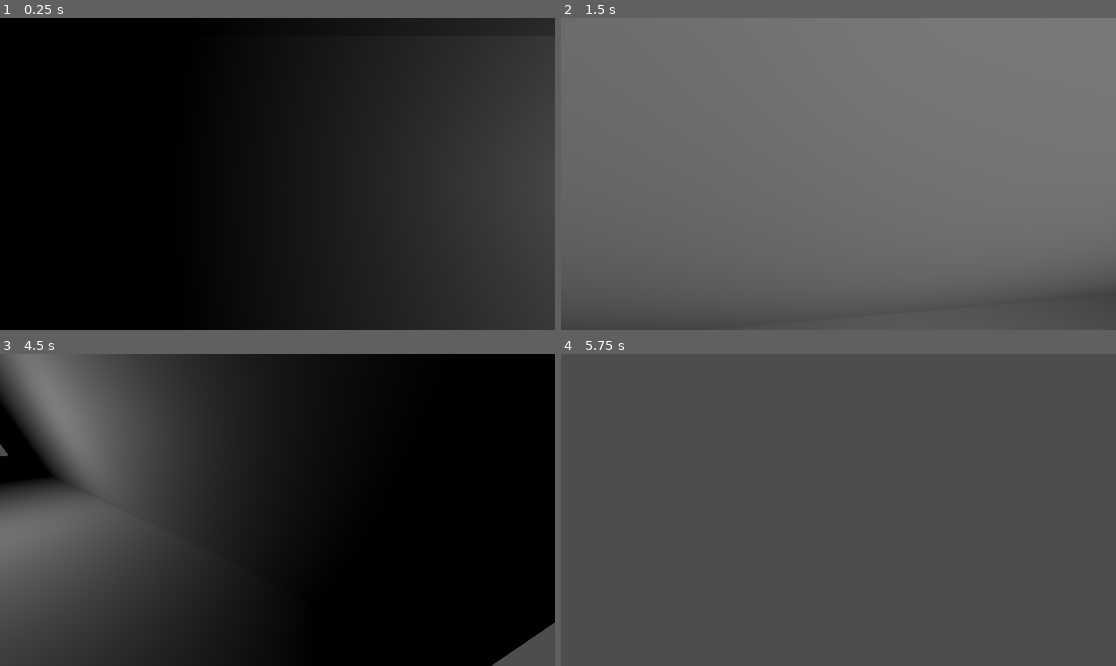
Above: before the commit, frames 1-4 (two rows, left to right).
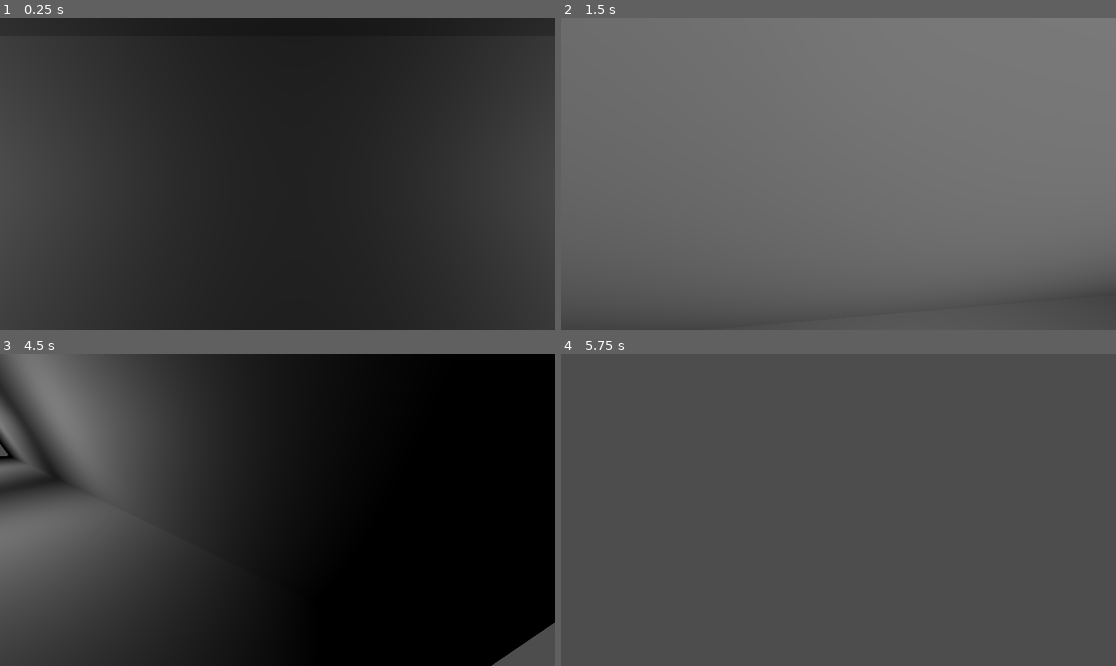
Above: after the commit, the same moments.

Repository: JoonaKhr/3DSpook
Game: Godot game, scene res://Scenes/node_3d.tscn
Same seed, same stepped clock (60 frames per second), same inputs: the game is played once before the commit and once after it. Before the commit the project starts from res://node_3d.tscn.
Inputs (mouse positions are in pixels of both pictures, inside the frame that each line leads up to):
- Up to frame 1 (0.25 s): no input
- Up to frame 2 (1.5 s): tap Enter (ui_accept) at 0.5, 0.77 s; move the mouse to (960, 158) at 0.52 s; hold D (right) 0.53-1.28 s; click (960, 158) at 0.67 s; move the mouse to (810, 174) at 1.27 s; hold W (forwards) from 1.28 s (still down)
- Up to frame 3 (4.5 s): keep holding W (forwards); tap Enter (ui_accept) at 1.52, 2, 3.02, 3.77 s; move the mouse to (288, 503) at 2.02 s; move the mouse to (271, 516) at 2.77 s; move the mouse to (316, 513) at 3.52 s; move the mouse to (233, 506) at 4.27 s
- Up to frame 4 (5.75 s): keep holding W (forwards); tap Enter (ui_accept) at 4.52 s; move the mouse to (844, 510) at 5.02 s

The runs differ from the first frame. In frame 1, 42% of the frame differs, in the area x 0-44%, y 0-100%; in frame 2, nothing differs; in frame 3, 1.4%; in frame 4, nothing differs.

Commit message:
Player Scene

Diff:
--- a/PlayerController.gd
+++ b/PlayerController.gd
@@ -1,7 +1,7 @@
 extends CharacterBody3D
 
 
-const SPEED = 5.0
+@export var SPEED = 5.0
 const JUMP_VELOCITY = 4.5
 const RAY_LENGTH = 1000
 var rot_x = 0
--- /dev/null
+++ b/Scenes/PlayerScene.tscn
@@ -0,0 +1,23 @@
+[gd_scene load_steps=4 format=3 uid="uid://c0diii2blledv"]
+
+[ext_resource type="Script" path="res://PlayerController.gd" id="1_c4xhs"]
+
+[sub_resource type="CapsuleShape3D" id="CapsuleShape3D_0j8gy"]
+
+[sub_resource type="CapsuleMesh" id="CapsuleMesh_rjcbi"]
+
+[node name="CharacterBody3D" type="CharacterBody3D"]
+script = ExtResource("1_c4xhs")
+
+[node name="CollisionShape3D" type="CollisionShape3D" parent="."]
+shape = SubResource("CapsuleShape3D_0j8gy")
+
+[node name="MeshInstance3D" type="MeshInstance3D" parent="."]
+mesh = SubResource("CapsuleMesh_rjcbi")
+
+[node name="Pivot" type="Node3D" parent="."]
+transform = Transform3D(1, 0, 0, 0, 1, 0, 0, 0, 1, 0, 0.470596, -0.561918)
+
+[node name="Camera3D" type="Camera3D" parent="Pivot"]
+current = true
+fov = 90.0
--- a/node_3d.tscn
+++ b/Scenes/node_3d.tscn
@@ -1,16 +1,12 @@
-[gd_scene load_steps=6 format=3 uid="uid://bwgra6jcr7akn"]
+[gd_scene load_steps=4 format=3 uid="uid://bwgra6jcr7akn"]
 
-[ext_resource type="Script" path="res://PlayerController.gd" id="1_ncyu1"]
+[ext_resource type="PackedScene" uid="uid://c0diii2blledv" path="res://Scenes/PlayerScene.tscn" id="1_xlapj"]
 
 [sub_resource type="BoxShape3D" id="BoxShape3D_5nw6q"]
 size = Vector3(20, 0.2, 3)
 
 [sub_resource type="BoxMesh" id="BoxMesh_l60q6"]
 size = Vector3(20, 0.25, 3)
-
-[sub_resource type="CapsuleShape3D" id="CapsuleShape3D_0j8gy"]
-
-[sub_resource type="CapsuleMesh" id="CapsuleMesh_rjcbi"]
 
 [node name="Node3D" type="Node3D"]
 
@@ -54,22 +50,12 @@
 [node name="MeshInstance3D" type="MeshInstance3D" parent="StaticBody3D/StaticBody3D/StaticBody3D/StaticBody3D"]
 mesh = SubResource("BoxMesh_l60q6")
 
-[node name="CharacterBody3D" type="CharacterBody3D" parent="."]
-script = ExtResource("1_ncyu1")
-
-[node name="CollisionShape3D" type="CollisionShape3D" parent="CharacterBody3D"]
-shape = SubResource("CapsuleShape3D_0j8gy")
-
-[node name="MeshInstance3D" type="MeshInstance3D" parent="CharacterBody3D"]
-mesh = SubResource("CapsuleMesh_rjcbi")
-
-[node name="Pivot" type="Node3D" parent="CharacterBody3D"]
-transform = Transform3D(1, 0, 0, 0, 1, 0, 0, 0, 1, 0, 0.470596, -0.561918)
-
-[node name="Camera3D" type="Camera3D" parent="CharacterBody3D/Pivot"]
-current = true
-fov = 90.0
+[node name="CharacterBody3D" parent="." instance=ExtResource("1_xlapj")]
 
 [node name="OmniLight3D" type="OmniLight3D" parent="."]
 transform = Transform3D(1, 0, 0, 0, 1, 0, 0, 0, 1, 4.32857, 0, 0)
 omni_range = 5.53021
+
+[node name="OmniLight3D2" type="OmniLight3D" parent="."]
+transform = Transform3D(1, 0, 0, 0, 1, 0, 0, 0, 1, -4.04747, 0, 0)
+omni_range = 5.53021
--- a/project.godot
+++ b/project.godot
@@ -11,7 +11,7 @@
 [application]
 
 config/name="3D Spook"
-run/main_scene="res://node_3d.tscn"
+run/main_scene="res://Scenes/node_3d.tscn"
 config/features=PackedStringArray("4.1", "Forward Plus")
 config/icon="res://icon.svg"
 
